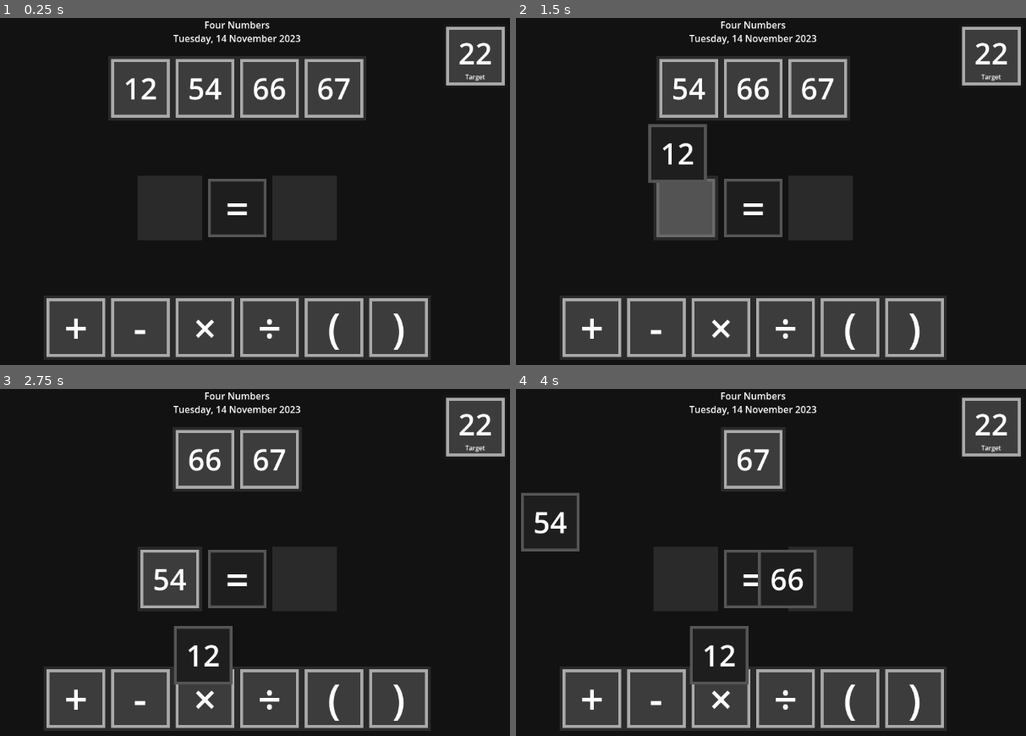
Above: before the commit, frames 1-4 (two rows, left to right).
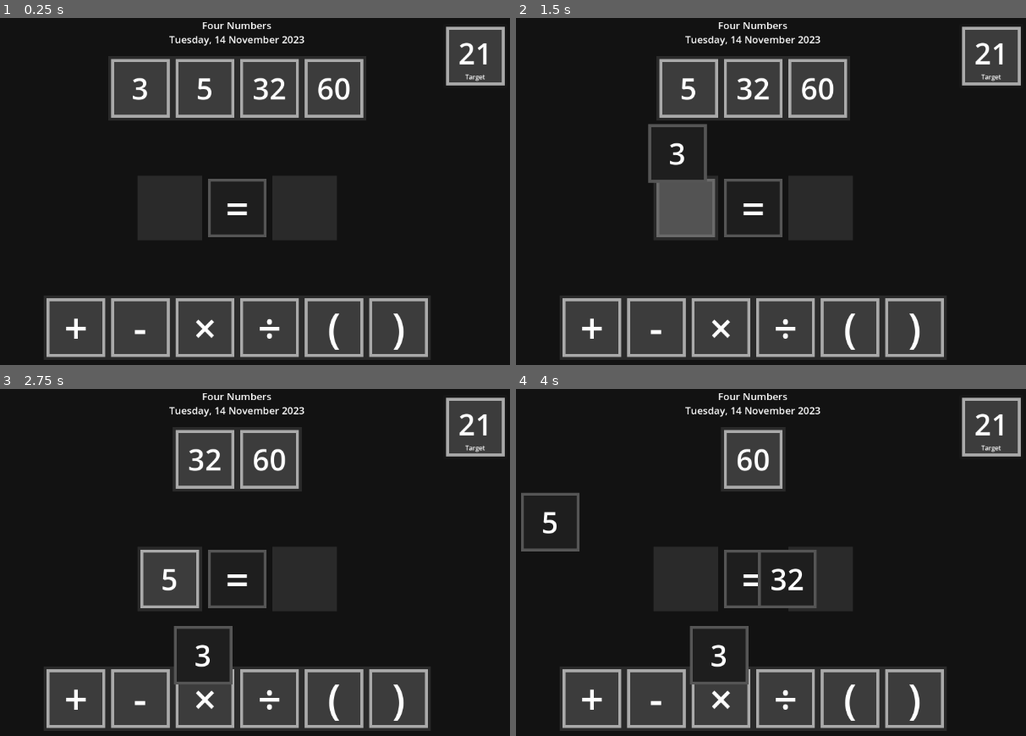
Above: after the commit, the same moments.

Repository: PeckyChicken/four-numbers
Game: Godot game, scene res://main.tscn
The game is run twice, just before and just after one commit, with the same random seed, the same clock (stepped at 60 frames per second) and the same inputs.
Inputs (mouse positions are in pixels of both pictures, inside the frame that each line leads up to):
- Up to frame 1 (0.25 s): no input
- Up to frame 2 (1.5 s): tap Enter at 0.5 s; drag from (755, 208) to (822, 125) at 0.52 s; tap Space at 1.25 s; drag from (658, 87) to (720, 285) at 1.27 s
- Up to frame 3 (2.75 s): tap Enter at 2 s; move the mouse to (173, 458) at 2.02 s; click (173, 458) at 2.17 s
- Up to frame 4 (4 s): tap Space at 2.75 s; drag from (684, 579) to (551, 520) at 2.77 s; tap Enter at 3.5 s; drag from (720, 458) to (786, 579) at 3.52 s

The runs differ from the first frame. In frame 1, 1.5% of the frame differs, in the area x 24-97%, y 0-24%; in frame 2, 1.4%; in frame 3, 1.5%; in frame 4, 1.5%, in the area x 3-97%, y 0-81%.

Commit message:
FEATURE: Target generation added

Diff:
--- a/main.gd
+++ b/main.gd
@@ -13,7 +13,7 @@
 var target = 22
 var target_tile: NumberTile
 
-var starting_numbers: Array[int] = [12,54,66,67]
+var starting_numbers: Array[int]
 @onready var NUMBER_TILE_SCENE: PackedScene = load("res://number_tile.tscn")
 
 @onready var date := Time.get_datetime_dict_from_system()
@@ -26,8 +26,6 @@
 
 # Called when the node enters the scene tree for the first time.
 func _ready() -> void:
-	create_target_tile()
-	create_number_tiles(starting_numbers)
 	date["hour"] = 0
 	date["minute"] = 0
 	date["second"] = 0
--- a/main.tscn
+++ b/main.tscn
@@ -7,6 +7,7 @@
 [ext_resource type="PackedScene" uid="uid://7h5qan4frtki" path="res://operation_tile.tscn" id="5_7mycd"]
 [ext_resource type="Script" uid="uid://n5i5lbtymgc2" path="res://operation_container.gd" id="7_272bh"]
 [ext_resource type="Script" uid="uid://cwns1k1yeto48" path="res://audio.gd" id="8_5vw27"]
+[ext_resource type="Script" uid="uid://c4vtgard6oa1c" path="res://target.gd" id="8_kek77"]
 
 [sub_resource type="Theme" id="Theme_ig7tw"]
 background/colors/color = Color(0.0705882, 0.0705882, 0.0705882, 1)
@@ -47,6 +48,7 @@
 anchors_preset = 10
 anchor_right = 1.0
 grow_horizontal = 2
+theme_override_font_sizes/normal_font_size = 17
 text = "Four Numbers
 Tuesday, August 19, 2025"
 horizontal_alignment = 1
@@ -235,6 +237,7 @@
 grow_horizontal = 0
 grow_vertical = 2
 mouse_filter = 2
+script = ExtResource("8_kek77")
 
 [node name="Symbols" type="HBoxContainer" parent="Target"]
 modulate = Color(2, 2, 2, 1)
--- /dev/null
+++ b/target.gd
@@ -0,0 +1,105 @@
+class_name Target
+extends PanelContainer
+
+var number_range := Vector2i(2,60)
+var number_count := 4
+var target_range := Vector2i(4,10) * number_count
+
+var solution: String
+
+const OPS = ["+","-","*","/"]
+
+@onready var root: Root = $".."
+
+# Called when the node enters the scene tree for the first time.
+func _ready() -> void:
+	await get_tree().process_frame
+	root.starting_numbers = create_numbers(root.puzzle_seed)
+	root.target = create_target(root.starting_numbers,root.puzzle_seed)
+
+	root.create_number_tiles(root.starting_numbers)
+	root.create_target_tile()
+
+
+func create_numbers(puzzle_seed:int) -> Array[int]:
+	seed(puzzle_seed)
+	var numbers: Array[int] = []
+	for __ in range(number_count):
+		var n = randi_range(number_range.x,number_range.y)
+		while n in numbers:
+			n = randi_range(number_range.x,number_range.y)
+		numbers.append(n)
+
+	numbers.sort()
+	return numbers
+
+func evaluate_op(num1:float,num2:float,op:String) -> float:
+	assert(op in OPS,"Operator %s is not recognised. Valid operators are %s" % [op,", ".join(OPS)])
+	if op == "+":
+		return num1 + num2
+	elif op == "-":
+		return num1 - num2
+	elif op == "*":
+		return num1 * num2
+	elif op == "/":
+		return num1 / num2
+
+	assert(false,"How did operator %s miss the previous assertion?" % [op])
+	return -INF
+
+func check_one_operation(numbers,target):
+	for num1 in numbers:
+		for num2 in numbers:
+			for op in OPS:
+				if evaluate_op(num1,num2,op) == target:
+					return true
+	return false
+
+func create_target(numbers: Array[int],puzzle_seed:int) -> int:
+	numbers = numbers.duplicate()
+	var target: int = -1
+	var start = true
+
+	seed(puzzle_seed)
+	while start or target_range.x > target or target_range.y < target or check_one_operation(numbers,target):
+		start = false
+		solution = ""
+		target = -1
+		numbers.shuffle()
+
+		var used_operations: Array[String] = []
+
+		var index = -1
+		while index < len(numbers)-1:
+			index += 1
+			var number = numbers[index]
+
+			if target == -1:
+				target = number
+				solution = str(number)
+				continue
+
+			var operation: String
+
+			if index == len(numbers)-1 and "*" not in used_operations:
+				operation = "*"
+			else:
+				operation = OPS.pick_random()
+				while "*" in used_operations and operation == "*":
+					operation = OPS.pick_random()
+
+			used_operations.append(operation)
+			var evaluation = evaluate_op(target,number,operation)
+
+			if evaluation != round(evaluation) or abs(evaluation) == INF:
+				used_operations.pop_back()
+				index -= 1
+				continue
+
+			target = int(evaluation)
+			solution += operation + str(number)
+
+	return target
+
+func _process(_delta: float) -> void:
+	pass
Not shown: 1 places in main.tscn that only renumber resources
Not shown, added: target.gd.uid
